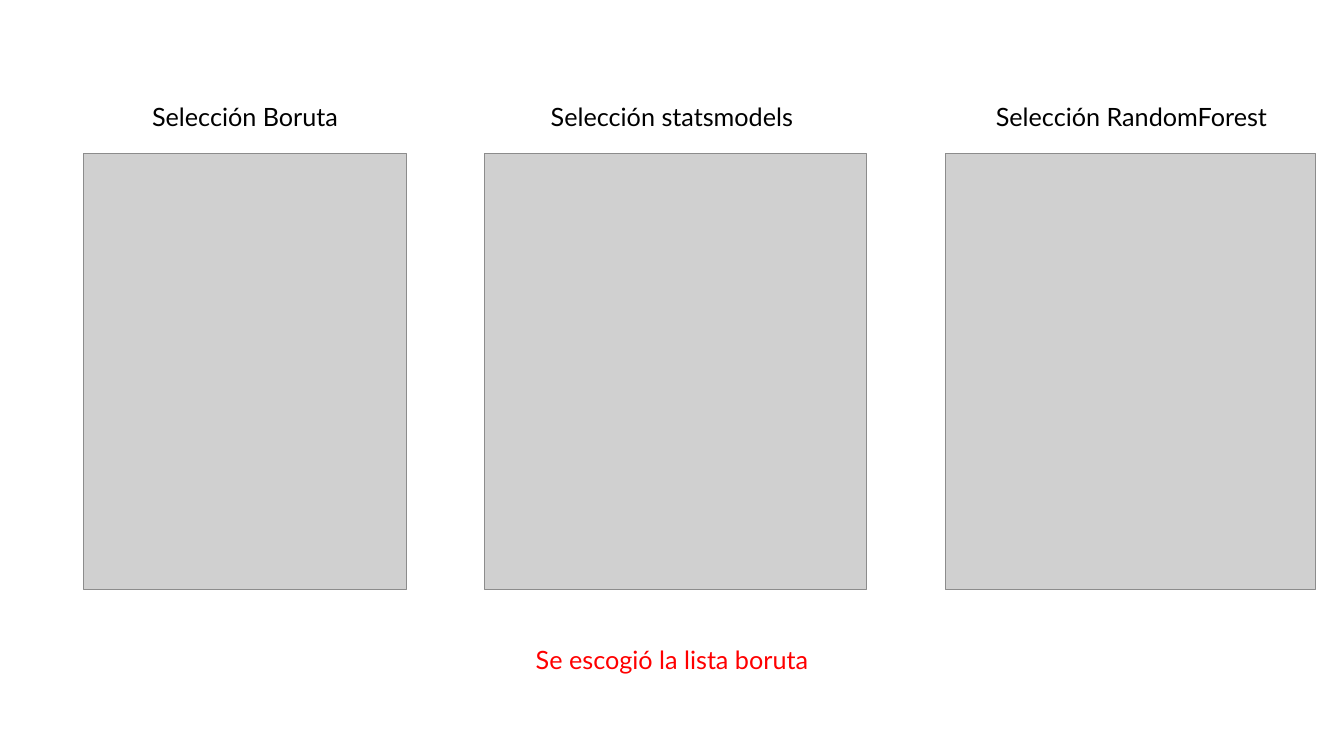
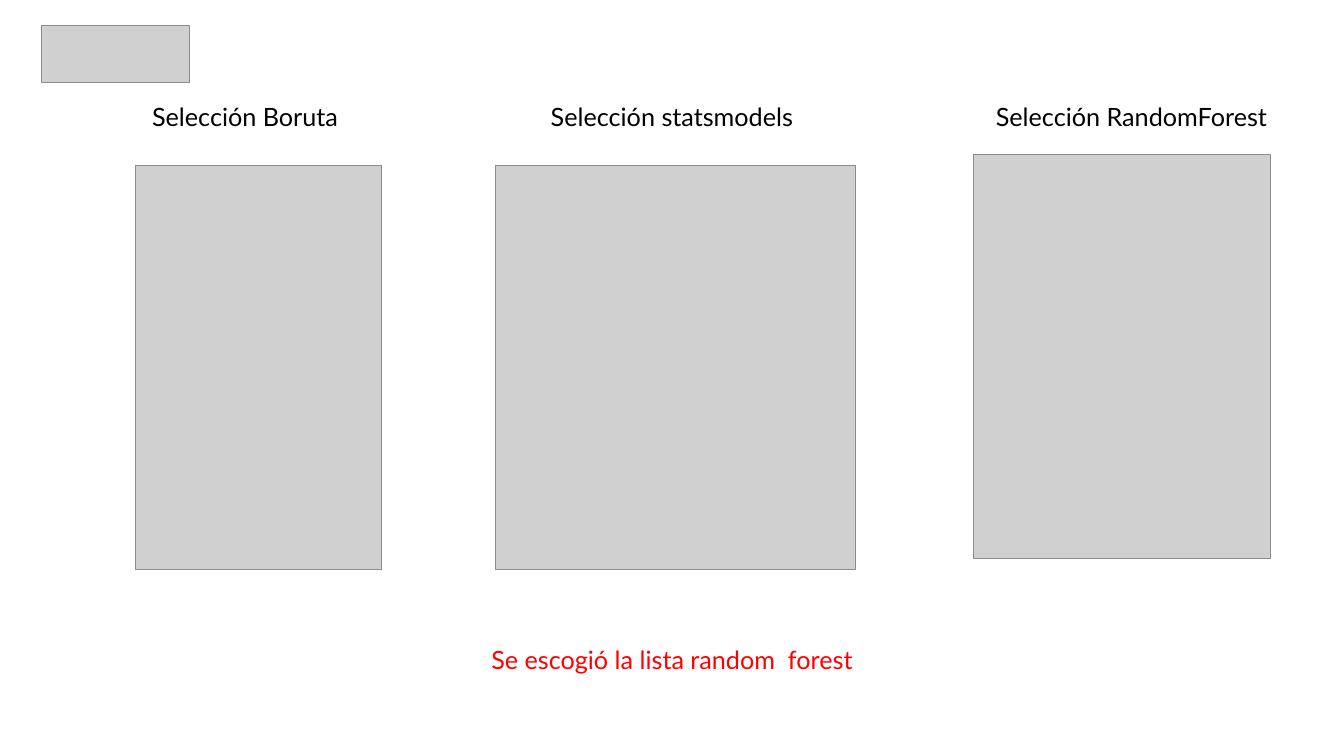
Before and after one commit to luis-gutierre/Proyectos, a slide deck: slide 20 of 1.Enfermedades Cardiovasculares/1.Enfermedades Cardiovasculares.pptx (slide 19 before the commit). Drawn at 1344x756 pixels with LibreOffice and Linux fonts; fonts in the diff are those of the drawing; grey boxes stand for pictures. Boxes give left, top, right and bottom in pixels: in the first picture for what was removed or moved away, otherwise in the second. Text is boxed around its words. In the diff, an @@ line names an element or a change of style, - is before the commit and + after.

```diff
--- a/1.Enfermedades Cardiovasculares/1.Enfermedades Cardiovasculares.pptx
+++ b/1.Enfermedades Cardiovasculares/1.Enfermedades Cardiovasculares.pptx
@@ picture added at (x1=42, y1=25, x2=190, y2=82) @@
@@ picture resized from (x1=84, y1=153, x2=406, y2=590) to (x1=136, y1=165, x2=382, y2=570) @@
@@ picture resized from (x1=484, y1=153, x2=866, y2=590) to (x1=496, y1=165, x2=856, y2=570) @@
@@ picture resized from (x1=946, y1=153, x2=1316, y2=590) to (x1=974, y1=154, x2=1271, y2=559) @@
@@ text at (x1=491, y1=650, x2=853, y2=674): text changed @@
-Se escogió la lista boruta
+Se escogió la lista random forest
```
Also in this commit, not shown: 12 other slides changed, 9 slides added, 13 slides removed, 1 other file.
